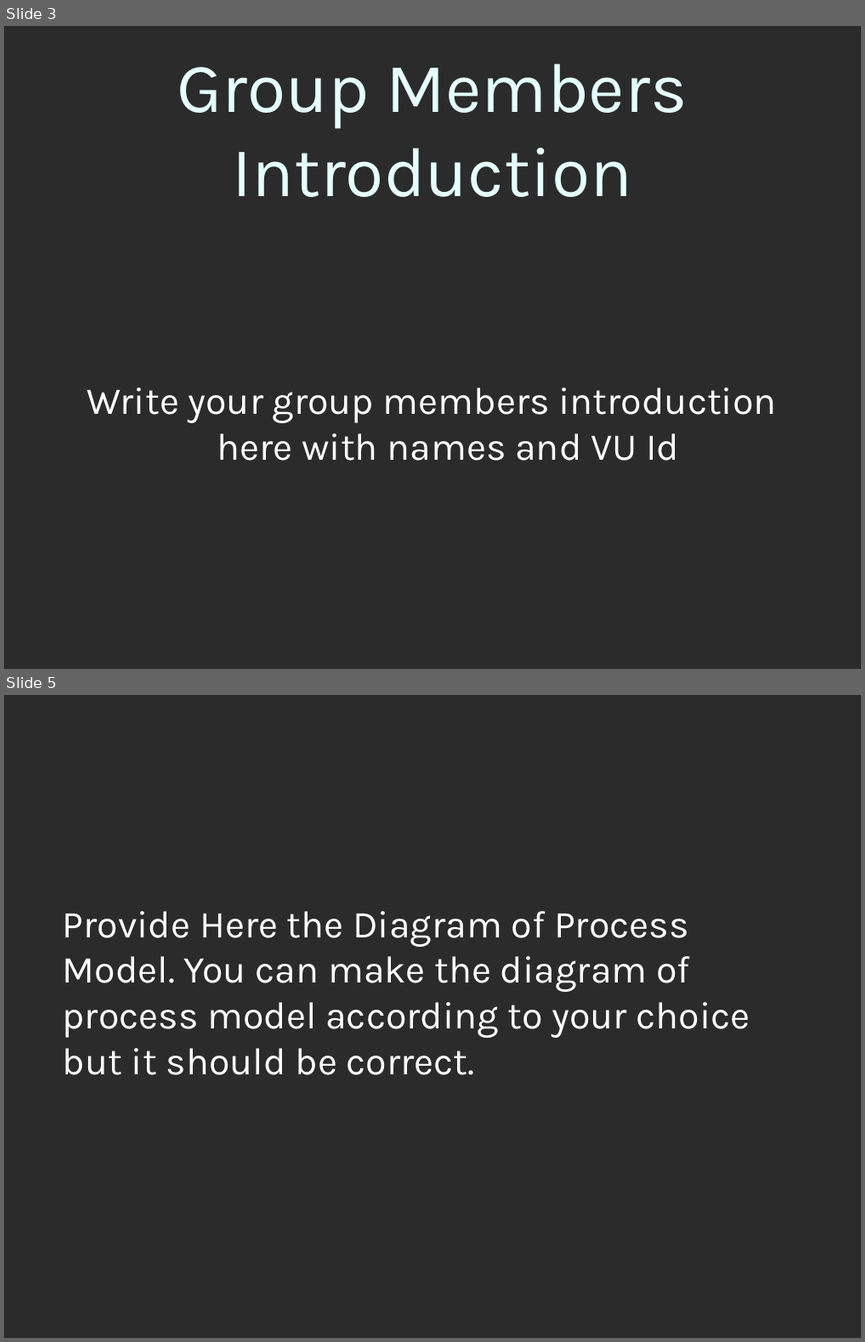
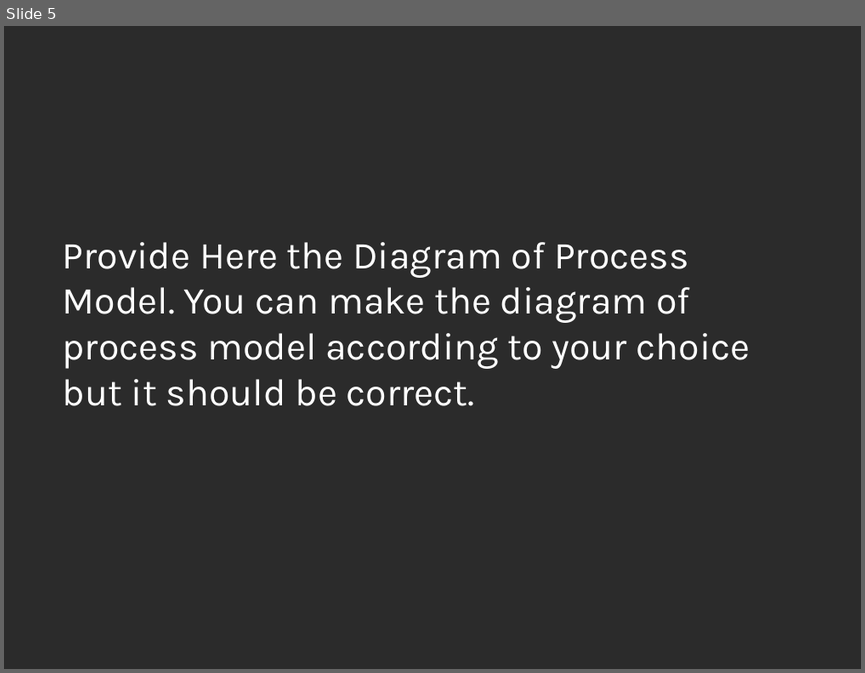
Before and after one commit to afraz-malik/faculty-directory, a slide deck: 5. Final Deliverable/5. Final Delieverable/3-SamplePresentation.ppt. Shown one above the other, each under a label of ours: slides 3 and 5 before the commit, slide 5 after it; the slides between them are not shown. The pictures are 865x1342 and 865x673 pixels, drawn with LibreOffice and Linux fonts; fonts in the diff are those of the drawing; background and template pictures are left out; a plain dark background stands for a picture behind light text. Boxes give left, top, right and bottom in pixels: in the first picture for what was removed or moved away, otherwise in the second. Text is boxed around its words. In the diff, an @@ line names an element or a change of style, - is before the commit and + after.

```diff
--- a/5. Final Deliverable/5. Final Delieverable/3-SamplePresentation.ppt
+++ b/5. Final Deliverable/5. Final Delieverable/3-SamplePresentation.ppt
@@ slide 3 removed at (4, 26, 861, 669), background picture (left out) @@
@@ title removed at (177, 63, 687, 197) @@
-Group Members Introduction
@@ text removed at (87, 387, 776, 460) @@
-Write your group members introduction here with names and VU Id
```
Also in this commit, not shown: 1 slide changed, 21 slides added, 6 other slides removed, 3 other files.
